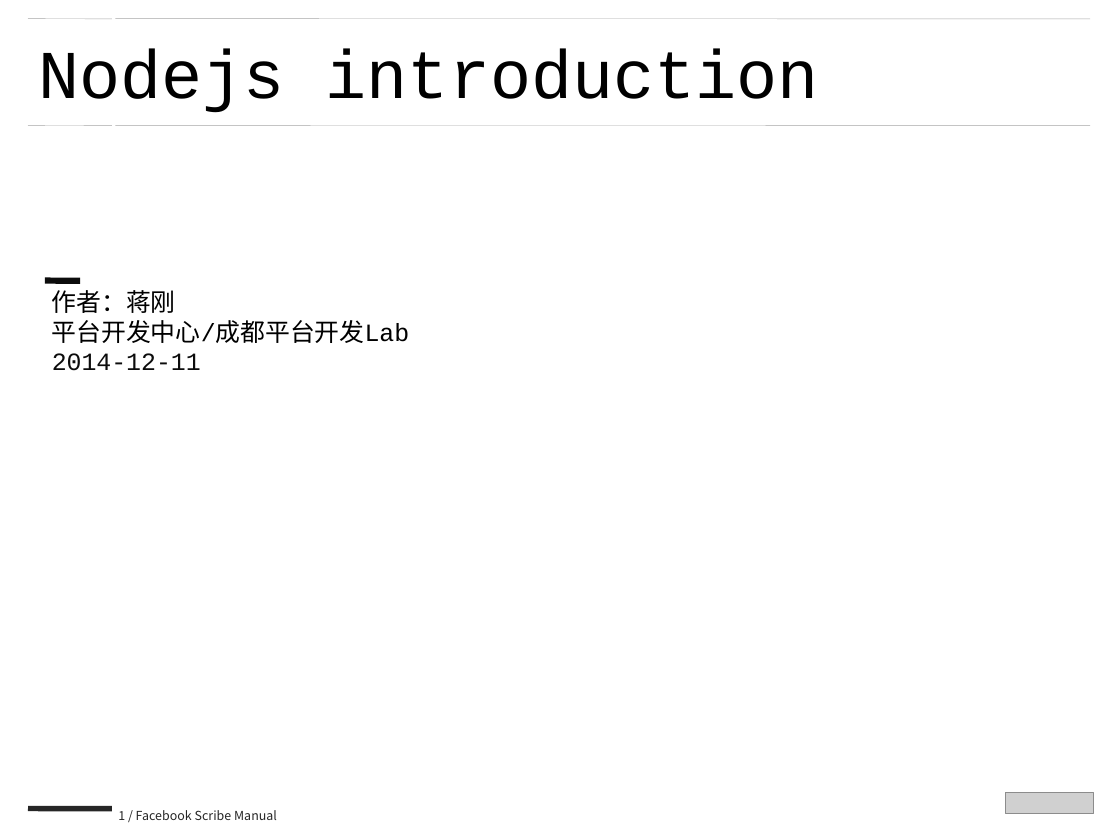
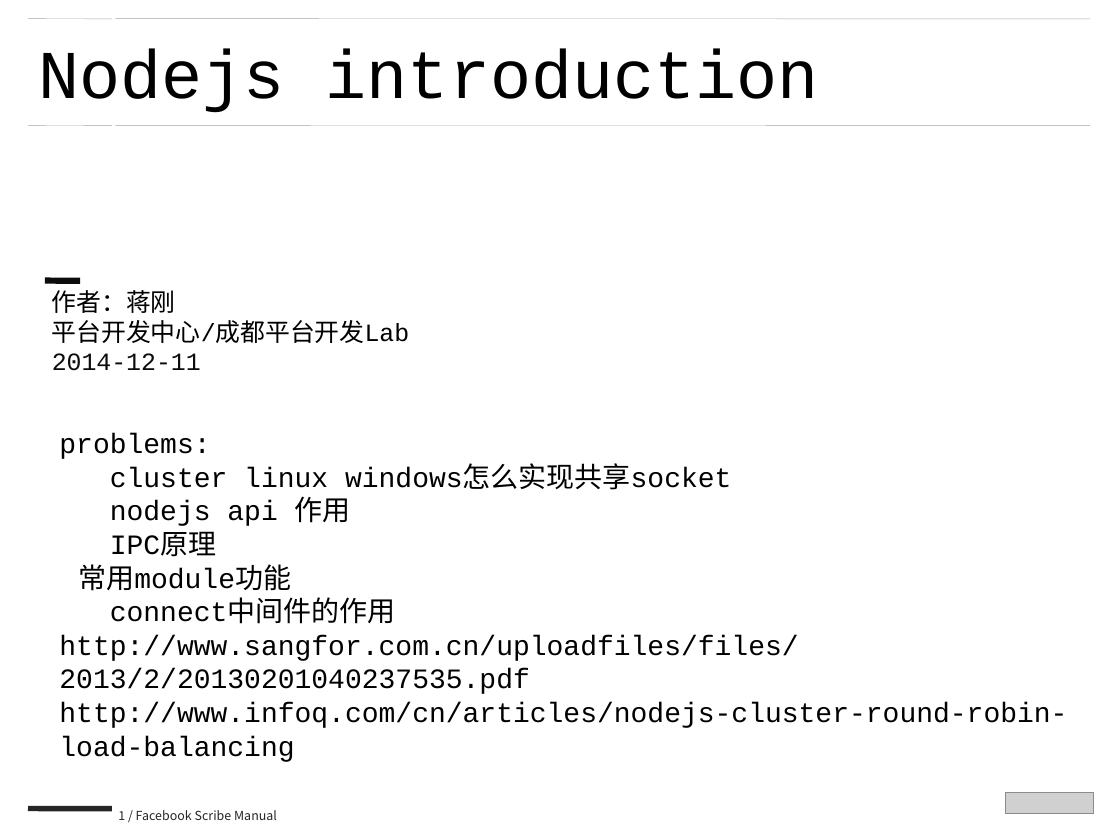
Before and after one commit to zjdgx/Study, a slide deck: slide 1 of PPT/nodejs --蒋刚.ppt. Drawn at 1120x840 pixels with LibreOffice and Linux fonts; fonts in the diff are those of the drawing; grey boxes stand for pictures; background and template pictures are left out. Boxes give left, top, right and bottom in pixels: in the first picture for what was removed or moved away, otherwise in the second. Text is boxed around its words. In the diff, an @@ line names an element or a change of style, - is before the commit and + after.

```diff
--- a/PPT/nodejs --蒋刚.ppt
+++ b/PPT/nodejs --蒋刚.ppt
@@ text added at box(59, 433, 1067, 762), 18 pt, text #000000 @@
+problems:
+cluster linux windows怎么实现共享socket
+nodejs api 作用
+IPC原理
+常用module功能
+connect中间件的作用
+http://www.sangfor.com.cn/uploadfiles/files/2013/2/20130201040237535.pdf
+http://www.infoq.com/cn/articles/nodejs-cluster-round-robin-load-balancing
```
Also in this commit, not shown: 2 other slides changed, 1 other file.
